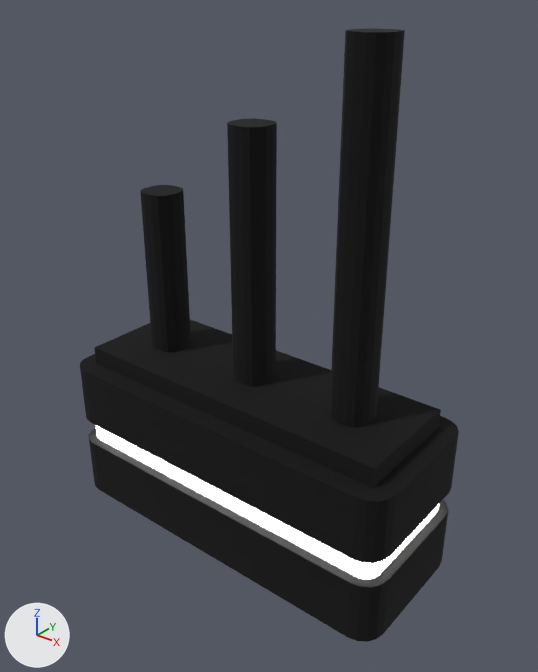
Before and after pictures for a commit that changed the Blender file game/resources/outpost/factoryComponent3.blend.
Rendered twice from a camera (50 mm lens) standing at (5.4, -6.45, 6.89) and looking at (0.24, 0.0, 2.9). The axes (+X, +Y, +Z) are drawn at lower left. The lights are the same throughout. The picture after the commit comes second.
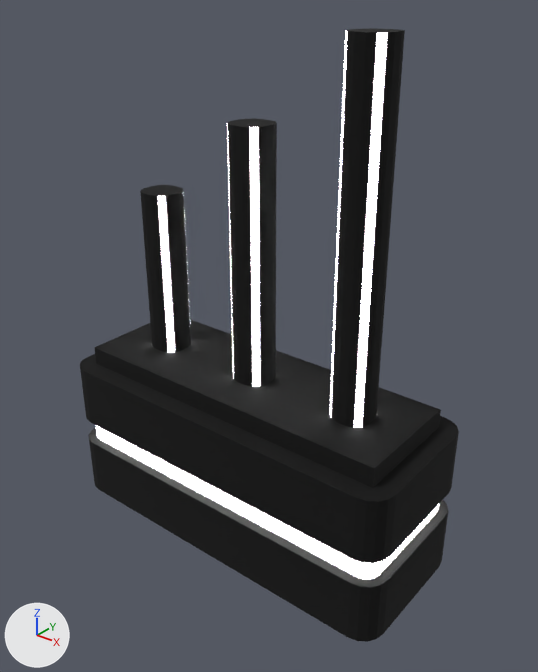
Patch to the scene script:
```diff
--- a/game/resources/outpost/factoryComponent3.blend.py
+++ b/game/resources/outpost/factoryComponent3.blend.py
@@ me_cube_008 @@
 me_cube_008.from_pydata(...)  # 244 vertices, 224 faces; spans x -1.0..1.0, y -2.5..2.5, z -1.0..5.43
 # used by ob_cube_006; location = (0.0, 0.0, 1.0); rotation_euler = (0.0, 0.0, 1.571), in degrees (0, 0, 90)
+# me_cube_008 part 1: all 4 faces centred in x -0.19..0.19, y -1.69..-1.31, z 3.34 switch from mat_iron (black #000000) to mat_light (white #e7e7e7, glowing white #ffffff)
+# me_cube_008 part 2: all 4 faces centred in x -0.19..0.19, y -0.19..0.19, z 2.84 switch from mat_iron (black #000000) to mat_light (white #e7e7e7, glowing white #ffffff)
+# me_cube_008 part 3: all 4 faces centred in x -0.19..0.19, y 1.31..1.69, z 2.34 switch from mat_iron (black #000000) to mat_light (white #e7e7e7, glowing white #ffffff)
```

What differs and where, as boxes [x1, y1, x2, y2] in the pictures (538 x 672 px):
part 1 of me_cube_008, recoloured (black to white)
    both: [330, 30, 387, 428]
part 2 of me_cube_008, recoloured (black to white)
    both: [227, 123, 260, 387]
part 3 of me_cube_008, recoloured (black to white)
    both: [158, 195, 190, 353]
